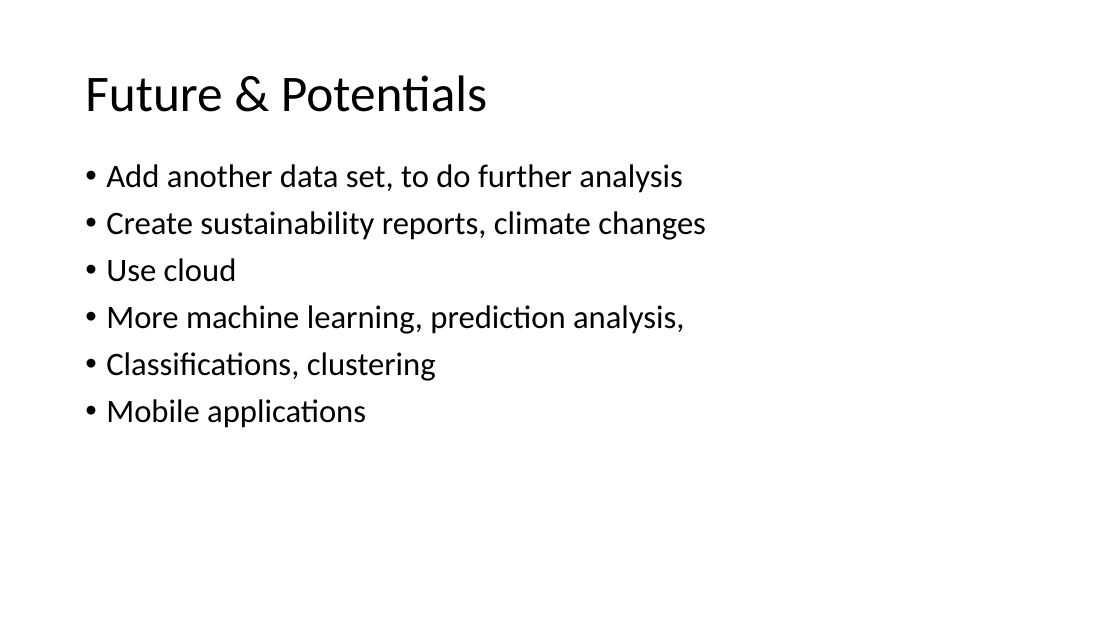
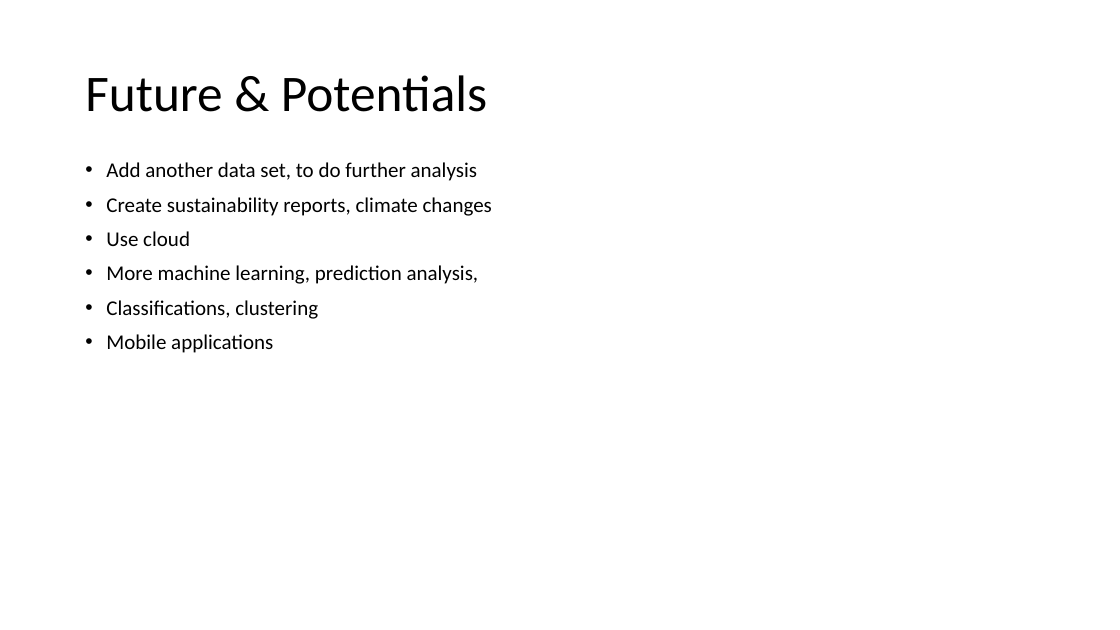
Before and after one commit to nscodechris/final_exam_aw_academy, a slide deck: slide 8 of Presentation1.pptx. Drawn at 1120x630 pixels with LibreOffice and Linux fonts; fonts in the diff are those of the drawing. Boxes give left, top, right and bottom in pixels: in the first picture for what was removed or moved away, otherwise in the second. Text is boxed around its words. In the diff, an @@ line names an element or a change of style, - is before the commit and + after.

```diff
--- a/Presentation1.pptx
+++ b/Presentation1.pptx
@@ text "Add another data set, to ..." at (106, 162, 492, 353): size 28 to 18 pt @@
```
Also in this commit, not shown: 7 other slides changed.
